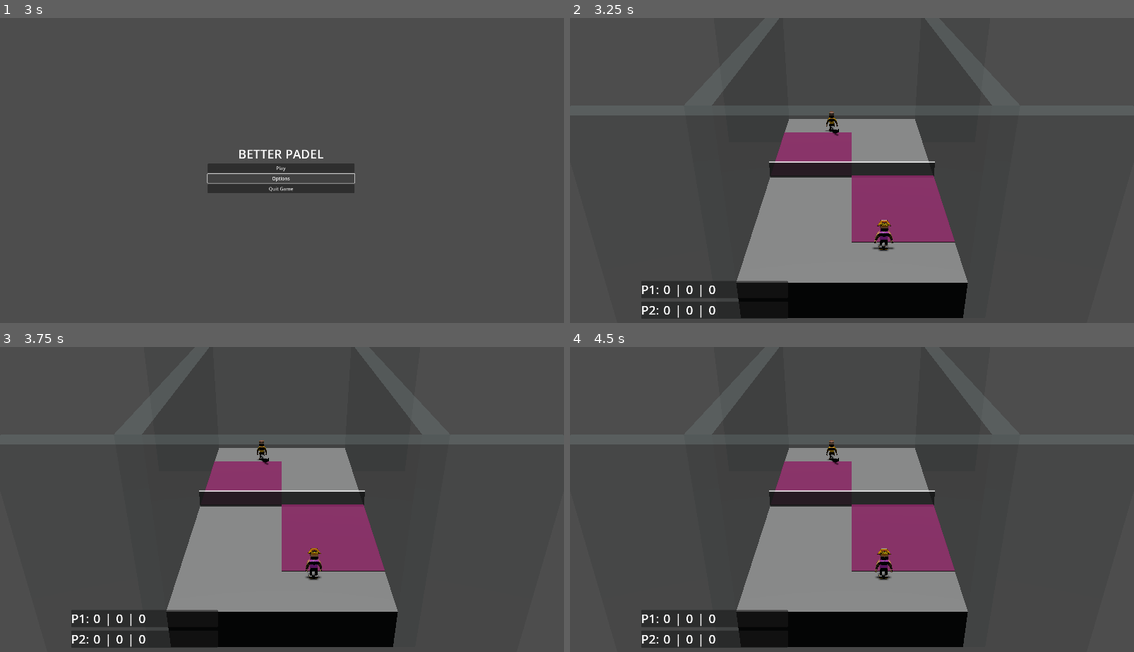
Above: before the commit, frames 1-4 (two rows, left to right).
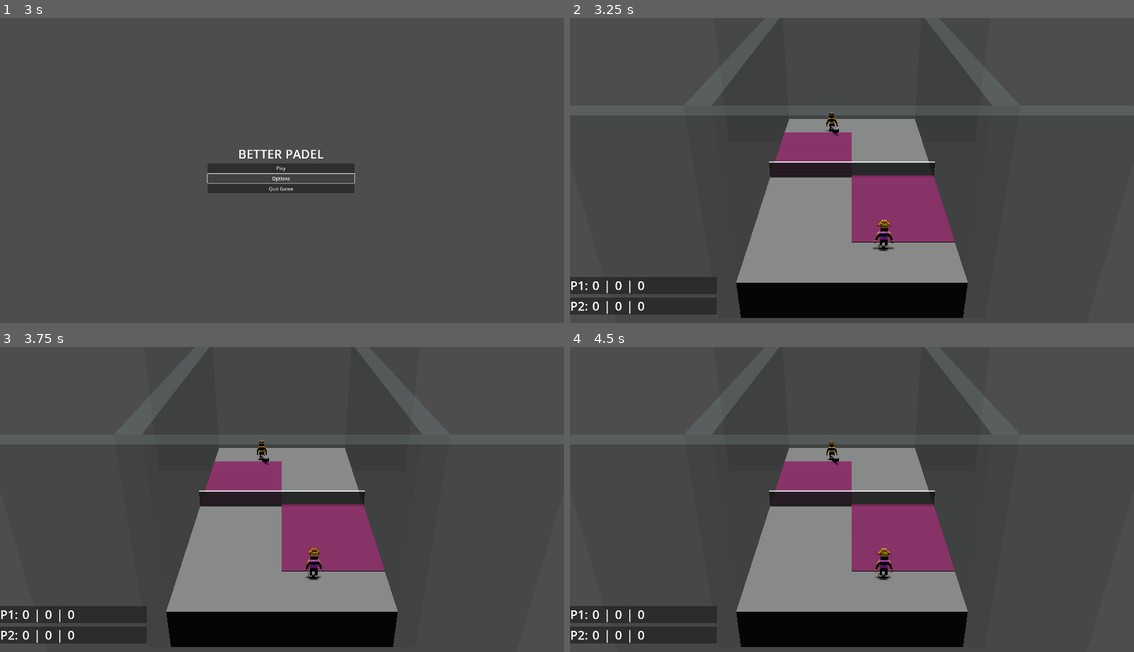
Above: after the commit, the same moments.

Repository: nicolassantibanez/padel-arcade
Game: Godot game, scene res://scenes/main_menu.tscn
Same seed, same stepped clock (60 frames per second), same inputs: the game is played once before the commit and once after it. Sound files missing from this copy of the repository are replaced by a short silence.
Inputs (mouse positions are in pixels of both pictures, inside the frame that each line leads up to):
- Up to frame 1 (3 s): click "Play" at 0.5 s; click "Play" at 1.25 s; click "Play" at 2 s; click "Options" at 2.75 s
- Up to frame 2 (3.25 s): no input
- Up to frame 3 (3.75 s): move the mouse to (406, 490) at 3.52 s; tap Space (shoot_ball) at 3.6 s
- Up to frame 4 (4.5 s): tap Enter at 4.25 s; move the mouse to (739, 520) at 4.27 s; tap Space (shoot_ball) at 4.35 s

Frame 1 is identical in both runs. In frame 2, 2.7% of the frame differs, in the area x 0-39%, y 84-99%; in frame 3, 2.7%; in frame 4, 2.7%.
Error in both runs: Cannot call method 'change_scene_to_file' on a null value. (res://scripts/main_menu.gd:30)

Commit message:
feat: add next point delay & UI that displays fault

Diff:
--- a/scenes/ui/ui_manager.tscn
+++ b/scenes/ui/ui_manager.tscn
@@ -1,9 +1,12 @@
-[gd_scene load_steps=3 format=3 uid="uid://wn5bfvtvc1ij"]
+[gd_scene load_steps=4 format=3 uid="uid://wn5bfvtvc1ij"]
 
 [ext_resource type="Script" path="res://scripts/ui_manager.gd" id="1_mck10"]
 
 [sub_resource type="LabelSettings" id="LabelSettings_0heul"]
 font_size = 42
+
+[sub_resource type="LabelSettings" id="LabelSettings_4av5s"]
+font_size = 52
 
 [node name="UI Manager" type="Control"]
 layout_mode = 3
@@ -14,85 +17,123 @@
 grow_vertical = 2
 script = ExtResource("1_mck10")
 
-[node name="HBoxContainer" type="CenterContainer" parent="."]
-layout_mode = 0
-offset_left = 38.0
-offset_top = 896.0
-offset_right = 947.0
-offset_bottom = 1024.0
+[node name="GridContainer" type="GridContainer" parent="."]
+layout_mode = 1
+anchors_preset = 15
+anchor_right = 1.0
+anchor_bottom = 1.0
+grow_horizontal = 2
+grow_vertical = 2
 
-[node name="VSplitContainer" type="VSplitContainer" parent="HBoxContainer"]
+[node name="HBoxContainer" type="HBoxContainer" parent="GridContainer"]
+layout_mode = 2
+size_flags_horizontal = 3
+size_flags_vertical = 3
+
+[node name="HBoxContainer2" type="HBoxContainer" parent="GridContainer"]
+layout_mode = 2
+size_flags_horizontal = 3
+size_flags_vertical = 3
+
+[node name="HBoxContainer3" type="HBoxContainer" parent="GridContainer"]
+layout_mode = 2
+size_flags_horizontal = 3
+size_flags_vertical = 3
+
+[node name="BottomContainer" type="HBoxContainer" parent="GridContainer"]
+layout_direction = 2
+layout_mode = 2
+size_flags_horizontal = 3
+size_flags_vertical = 3
+
+[node name="VSplitContainer" type="VSplitContainer" parent="GridContainer/BottomContainer"]
 custom_minimum_size = Vector2(500, 2.08165e-12)
 layout_mode = 2
+size_flags_vertical = 4
 
-[node name="TopPanel" type="PanelContainer" parent="HBoxContainer/VSplitContainer"]
+[node name="TopPanel" type="PanelContainer" parent="GridContainer/BottomContainer/VSplitContainer"]
+layout_mode = 2
+size_flags_vertical = 3
+
+[node name="HBoxContainer" type="HBoxContainer" parent="GridContainer/BottomContainer/VSplitContainer/TopPanel"]
 layout_mode = 2
 
-[node name="HBoxContainer" type="HBoxContainer" parent="HBoxContainer/VSplitContainer/TopPanel"]
-layout_mode = 2
-
-[node name="PlayerLabel" type="Label" parent="HBoxContainer/VSplitContainer/TopPanel/HBoxContainer"]
+[node name="PlayerLabel" type="Label" parent="GridContainer/BottomContainer/VSplitContainer/TopPanel/HBoxContainer"]
 layout_mode = 2
 text = "P1: "
 label_settings = SubResource("LabelSettings_0heul")
 
-[node name="PointsLabel" type="Label" parent="HBoxContainer/VSplitContainer/TopPanel/HBoxContainer"]
+[node name="PointsLabel" type="Label" parent="GridContainer/BottomContainer/VSplitContainer/TopPanel/HBoxContainer"]
 layout_mode = 2
 text = "0"
 label_settings = SubResource("LabelSettings_0heul")
 
-[node name="Divider" type="Label" parent="HBoxContainer/VSplitContainer/TopPanel/HBoxContainer"]
+[node name="Divider" type="Label" parent="GridContainer/BottomContainer/VSplitContainer/TopPanel/HBoxContainer"]
 layout_mode = 2
 text = " | "
 label_settings = SubResource("LabelSettings_0heul")
 
-[node name="GamesLabel" type="Label" parent="HBoxContainer/VSplitContainer/TopPanel/HBoxContainer"]
+[node name="GamesLabel" type="Label" parent="GridContainer/BottomContainer/VSplitContainer/TopPanel/HBoxContainer"]
 layout_mode = 2
 text = "0"
 label_settings = SubResource("LabelSettings_0heul")
 
-[node name="Divider2" type="Label" parent="HBoxContainer/VSplitContainer/TopPanel/HBoxContainer"]
+[node name="Divider2" type="Label" parent="GridContainer/BottomContainer/VSplitContainer/TopPanel/HBoxContainer"]
 layout_mode = 2
 text = " | "
 label_settings = SubResource("LabelSettings_0heul")
 
-[node name="SetsLabel" type="Label" parent="HBoxContainer/VSplitContainer/TopPanel/HBoxContainer"]
+[node name="SetsLabel" type="Label" parent="GridContainer/BottomContainer/VSplitContainer/TopPanel/HBoxContainer"]
 layout_mode = 2
 text = "0"
 label_settings = SubResource("LabelSettings_0heul")
 
-[node name="BottomPanel" type="PanelContainer" parent="HBoxContainer/VSplitContainer"]
+[node name="BottomPanel" type="PanelContainer" parent="GridContainer/BottomContainer/VSplitContainer"]
+layout_mode = 2
+size_flags_vertical = 3
+
+[node name="HBoxContainer" type="HBoxContainer" parent="GridContainer/BottomContainer/VSplitContainer/BottomPanel"]
 layout_mode = 2
 
-[node name="HBoxContainer" type="HBoxContainer" parent="HBoxContainer/VSplitContainer/BottomPanel"]
-layout_mode = 2
-
-[node name="PlayerLabel" type="Label" parent="HBoxContainer/VSplitContainer/BottomPanel/HBoxContainer"]
+[node name="PlayerLabel" type="Label" parent="GridContainer/BottomContainer/VSplitContainer/BottomPanel/HBoxContainer"]
 layout_mode = 2
 text = "P2: "
 label_settings = SubResource("LabelSettings_0heul")
 
-[node name="PointsLabel" type="Label" parent="HBoxContainer/VSplitContainer/BottomPanel/HBoxContainer"]
+[node name="PointsLabel" type="Label" parent="GridContainer/BottomContainer/VSplitContainer/BottomPanel/HBoxContainer"]
 layout_mode = 2
 text = "0"
 label_settings = SubResource("LabelSettings_0heul")
 
-[node name="Divider" type="Label" parent="HBoxContainer/VSplitContainer/BottomPanel/HBoxContainer"]
+[node name="Divider" type="Label" parent="GridContainer/BottomContainer/VSplitContainer/BottomPanel/HBoxContainer"]
 layout_mode = 2
 text = " | "
 label_settings = SubResource("LabelSettings_0heul")
 
-[node name="GamesLabel" type="Label" parent="HBoxContainer/VSplitContainer/BottomPanel/HBoxContainer"]
+[node name="GamesLabel" type="Label" parent="GridContainer/BottomContainer/VSplitContainer/BottomPanel/HBoxContainer"]
 layout_mode = 2
 text = "0"
 label_settings = SubResource("LabelSettings_0heul")
 
-[node name="Divider2" type="Label" parent="HBoxContainer/VSplitContainer/BottomPanel/HBoxContainer"]
+[node name="Divider2" type="Label" parent="GridContainer/BottomContainer/VSplitContainer/BottomPanel/HBoxContainer"]
 layout_mode = 2
 text = " | "
 label_settings = SubResource("LabelSettings_0heul")
 
-[node name="SetsLabel" type="Label" parent="HBoxContainer/VSplitContainer/BottomPanel/HBoxContainer"]
+[node name="SetsLabel" type="Label" parent="GridContainer/BottomContainer/VSplitContainer/BottomPanel/HBoxContainer"]
 layout_mode = 2
 text = "0"
 label_settings = SubResource("LabelSettings_0heul")
+
+[node name="HBoxContainer3" type="HBoxContainer" parent="GridContainer/BottomContainer"]
+layout_direction = 2
+layout_mode = 2
+size_flags_horizontal = 3
+size_flags_vertical = 3
+alignment = 2
+
+[node name="FaultLabel" type="Label" parent="GridContainer/BottomContainer/HBoxContainer3"]
+layout_mode = 2
+size_flags_horizontal = 6
+text = "FAULT!"
+label_settings = SubResource("LabelSettings_4av5s")
--- a/scripts/match_manager/match_manager.gd
+++ b/scripts/match_manager/match_manager.gd
@@ -15,6 +15,8 @@
 signal match_ended
 ## Emitted when the serve has ended
 signal serve_ended(new_ball: Ball)
+## Emitted when there is a fault
+signal fault_called(fault: FaultType)
 
 ## --- CONSTs ---
 const ball_scene: Resource = preload("res://scenes/ball.tscn")
@@ -270,24 +272,14 @@
 ##
 ## Creates new serve Ball
 ## Notifies every team that the service has been played
-func _on_team_service_power_hit(hit_direction: int, hit_angle: float, power: float, ball_pos: Vector3):
+func _on_team_service_power_hit(
+	hit_direction: int, hit_angle: float, power: float, ball_pos: Vector3
+):
 	ball_in_hitter_side = true
 	is_serving = true
 	_end_current_team_turn()
 	var new_ball: Ball = create_new_ball(ball_pos, true, hit_direction, hit_angle, power)
 	serve_ended.emit(new_ball)
-
-## Callback function when the serving team plays it's service
-##
-## Creates new serve Ball
-## Notifies every team that the service has been played
-## @deprecated
-# func _on_team_service_hit(hit_direction: int, hit_angle: float, ball_pos: Vector3):
-# 		ball_in_hitter_side = true
-# 		is_serving = true
-# 		_end_current_team_turn()
-# 		var new_ball: Ball = create_new_ball(ball_pos, true, hit_direction, hit_angle)
-# 		serve_ended.emit(new_ball)
 
 
 ## Creates a new ball for the match
@@ -366,7 +358,9 @@
 ## This ends the point or sends you to seconds service
 func call_fault(ball: Ball, fault: FaultType):
 	print("FAULT!")
+	fault_called.emit(fault)
 	ball.disable_detector()
+	await get_tree().create_timer(2).timeout
 	if is_serving and fault != FaultType.DOUBLE_BOUNCE:
 		print("INVALID SERVE!")
 		if is_second_service:
@@ -382,5 +376,4 @@
 				go_to_point_ended(teams[next_team_index(last_turn_index)], teams[last_turn_index])
 			FaultType.DOUBLE_BOUNCE:
 				go_to_point_ended(teams[last_turn_index], teams[next_team_index(last_turn_index)])
-
 	ball.queue_free()
--- a/scripts/team_manager.gd
+++ b/scripts/team_manager.gd
@@ -171,7 +171,6 @@
 ## Callback function when a [Player] serves
 func _on_player_service_power_hit(serving_player: Player, hit_angle: float, shot_speed: float):
 	if players[serving_player_index].player_id == serving_player.player_id:
-		# var hit_angle = service_hit_angle + angle_devaition
 		service_power_hit.emit(
 			hit_direction, hit_angle, shot_speed, serving_player.global_position + Vector3.UP
 		)
--- a/scripts/ui_manager.gd
+++ b/scripts/ui_manager.gd
@@ -1,28 +1,62 @@
+@tool
 class_name UIManager
 extends Control
 
 var points: Array = [0, 0]
 var games: Array = [0, 0]
 var sets: Array = [0, 0]
+var match_manager: MatchManager
 
-@onready var top_panel: PanelContainer = $HBoxContainer/VSplitContainer/TopPanel
-@onready var bottom_panel: PanelContainer = $HBoxContainer/VSplitContainer/BottomPanel
+@onready var top_panel: PanelContainer = $GridContainer/BottomContainer/VSplitContainer/TopPanel
+@onready
+var bottom_panel: PanelContainer = $GridContainer/BottomContainer/VSplitContainer/BottomPanel
+@onready var fault_label: Label = $GridContainer/BottomContainer/HBoxContainer3/FaultLabel
+
+
+## Use setters to update the configuration warning automatically.
+func _get_configuration_warnings():
+	var warnings = []
+
+	for co_node in get_parent().get_children():
+		if is_instance_of(co_node, match_manager):
+			match_manager = co_node
+
+	if not match_manager:
+		warnings.append("MatchManager is missing in the scene tree!")
+
+	return warnings
+
 
 func on_update_points(score: Array[Dictionary]):
 	print("UPDATING POINTS!!")
 	for i in range(score.size()):
-		points[i] = MatchManager.POINTS[score[i]['points']]
-		games[i] = score[i]['games']
-		sets[i] = score[i]['sets']
+		points[i] = MatchManager.POINTS[score[i]["points"]]
+		games[i] = score[i]["games"]
+		sets[i] = score[i]["sets"]
 	print("POINTS:", points)
 	print("GAMES:", games)
 	print("SETS:", sets)
 	# await (ready)
 	_set_labels_text()
 
+
+func on_match_manager_fault_called(fault: MatchManager.FaultType):
+	match fault:
+		MatchManager.FaultType.OUT:
+			fault_label.text = "Fault: OUT"
+		MatchManager.FaultType.DOUBLE_BOUNCE:
+			fault_label.text = "Fault: DOUBLE BOUNCE"
+	await get_tree().create_timer(2).timeout
+	fault_label.text = ""
+
+
 # Called when the node enters the scene tree for the first time.
 func _ready():
+	_load_dependencies()
+	fault_label.text = ""
 	bottom_panel.ready.connect(_set_labels_text)
+	_connect_match_manager_signals()
+
 
 func _set_labels_text():
 	top_panel.get_node("HBoxContainer/PointsLabel").text = str(points[0])
@@ -32,3 +66,13 @@
 	bottom_panel.get_node("HBoxContainer/PointsLabel").text = str(points[1])
 	bottom_panel.get_node("HBoxContainer/GamesLabel").text = str(games[1])
 	bottom_panel.get_node("HBoxContainer/SetsLabel").text = str(sets[1])
+
+
+func _connect_match_manager_signals():
+	match_manager.fault_called.connect(on_match_manager_fault_called)
+
+
+func _load_dependencies():
+	for co_node in get_parent().get_children():
+		if is_instance_of(co_node, MatchManager):
+			match_manager = co_node
